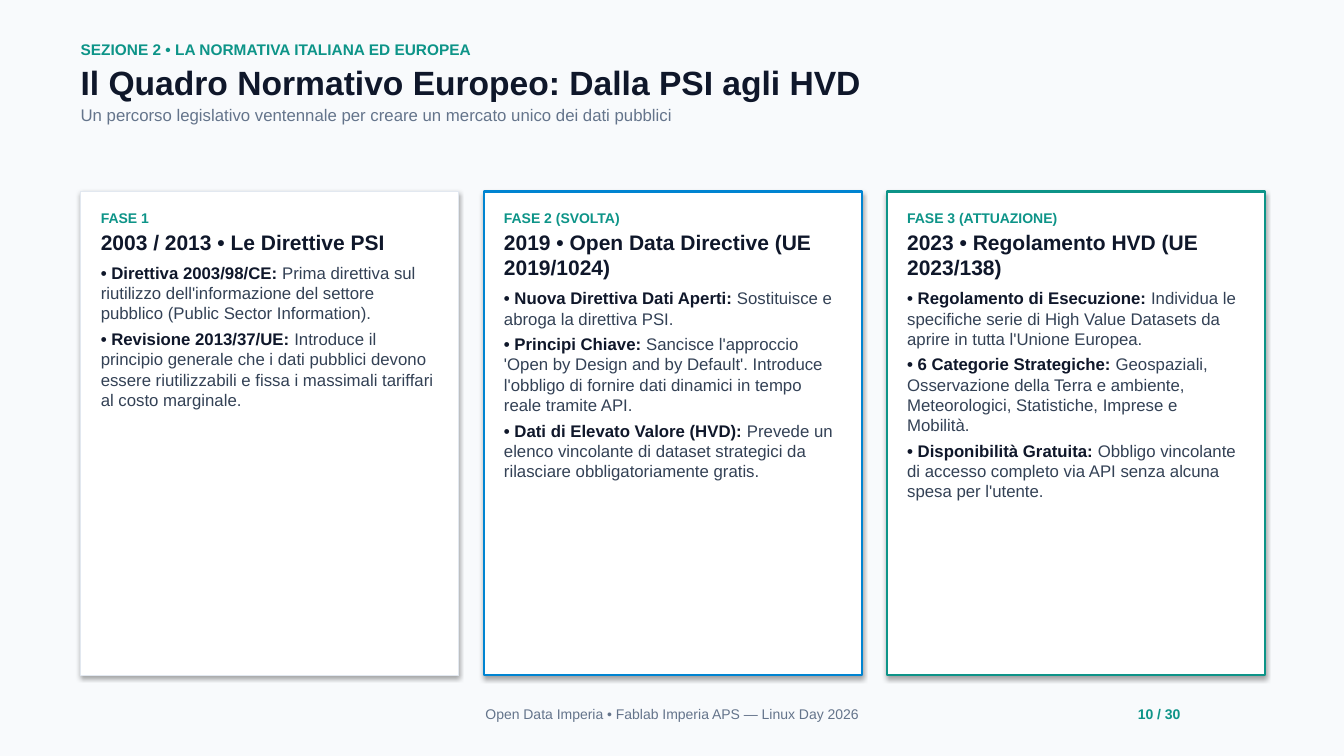
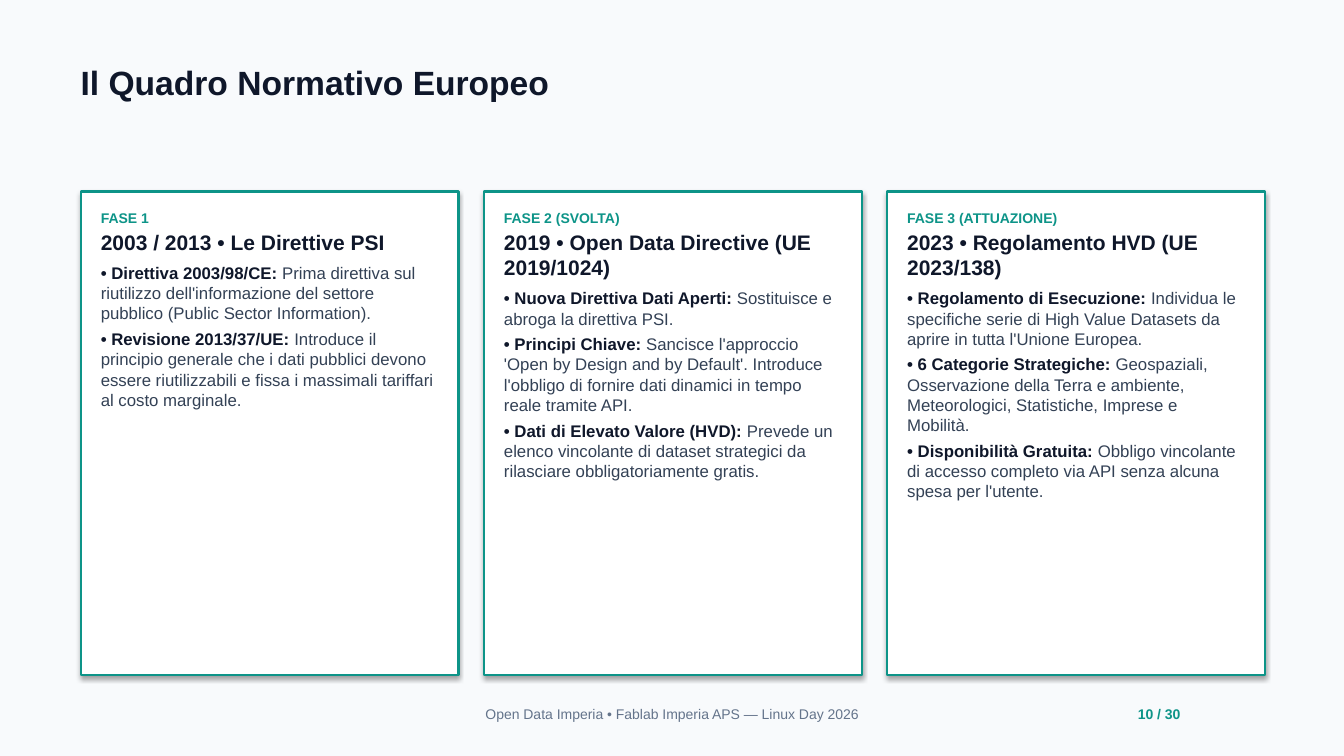
Before and after one commit to fablab-imperia/open-imperia, a slide deck: slide 10 of docs/Linux_Day_Open_Data_Imperia.odp. Drawn at 1344x756 pixels with LibreOffice and Linux fonts; fonts in the diff are those of the drawing. Boxes give left, top, right and bottom in pixels: in the first picture for what was removed or moved away, otherwise in the second. Text is boxed around its words. In the diff, an @@ line names an element or a change of style, - is before the commit and + after.

```diff
--- a/docs/Linux_Day_Open_Data_Imperia.odp
+++ b/docs/Linux_Day_Open_Data_Imperia.odp
@@ text at [81,70,549,102]: text changed; size 12 to 24 pt; text colour #64748B to #0F172A @@
-SEZIONE 2 • LA NORMATIVA ITALIANA ED EUROPEA
-Il Quadro Normativo Europeo: Dalla PSI agli HVD
-Un percorso legislativo ventennale per creare un mercato unico dei dati pubblici
+Il Quadro Normativo Europeo
@@ rectangle at [81,192,459,676]: outline #E2E8F0 0.99 pt to #0D9488 1.5 pt @@
@@ rectangle at [484,192,862,676]: outline #0084D1 1.5 pt to #0D9488 1.5 pt @@
```
Also in this commit, not shown: 27 other slides changed, 1 slide added, 2 slides removed, 1 other file.
